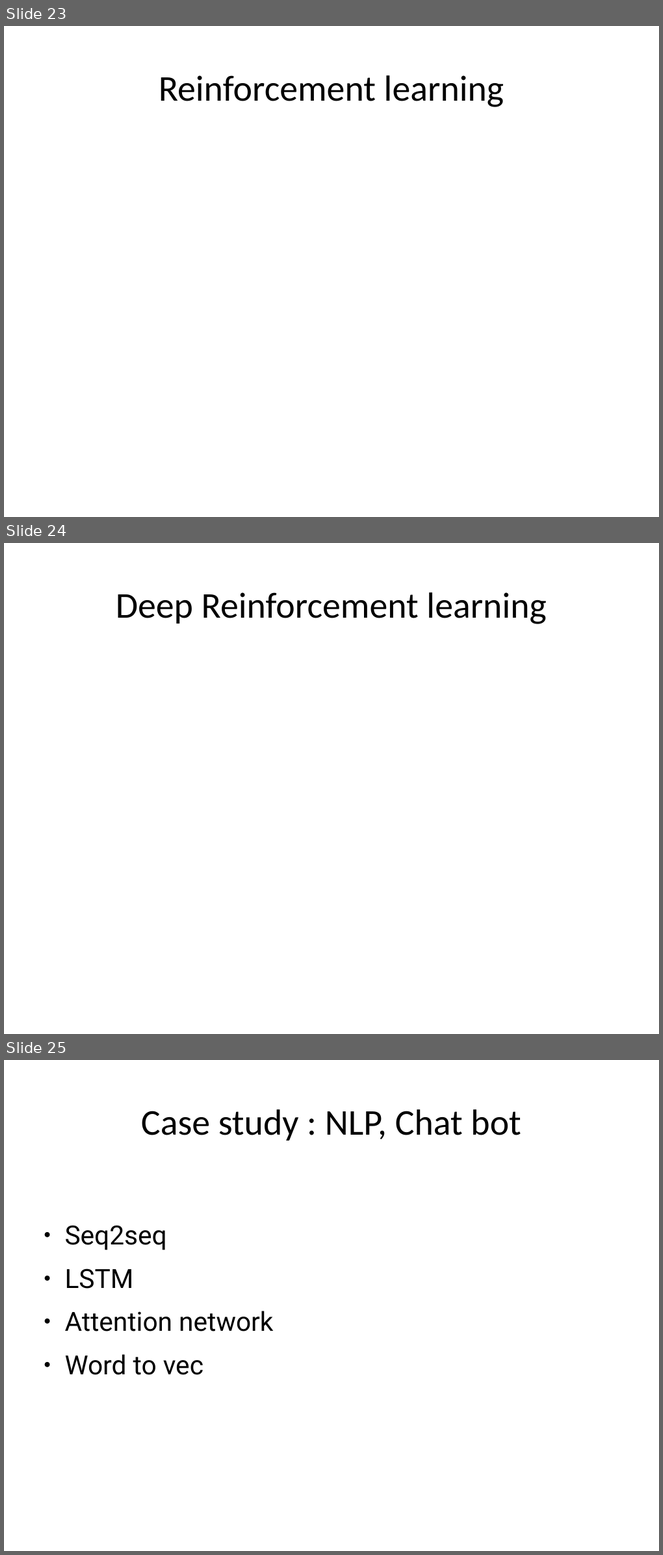
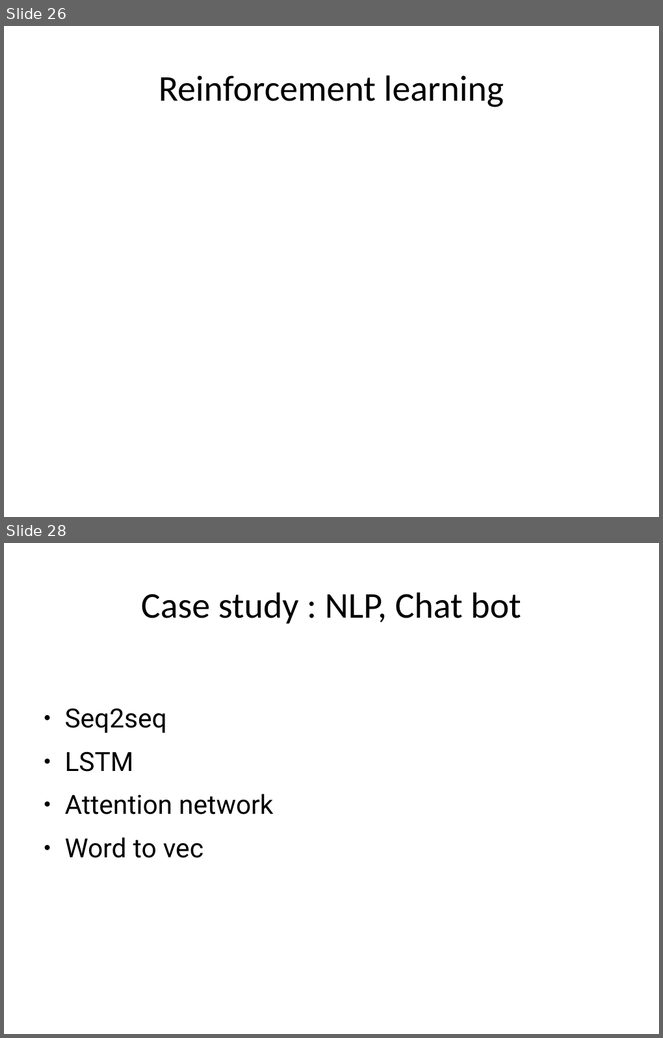
Before and after one commit to TedJeong/vipidly-vociferous, a slide deck: notes/머신러닝부터최적화문제까지.odp. Shown one above the other, each under a label of ours: slides 23, 24 and 25 before the commit, slides 26 and 28 after it; the slides between them are not shown. The pictures are 663x1555 and 663x1038 pixels, drawn with LibreOffice and Linux fonts; fonts in the diff are those of the drawing. Boxes give left, top, right and bottom in pixels: in the first picture for what was removed or moved away, otherwise in the second. Text is boxed around its words. In the diff, an @@ line names an element or a change of style, - is before the commit and + after.

```diff
--- a/notes/머신러닝부터최적화문제까지.odp
+++ b/notes/머신러닝부터최적화문제까지.odp
@@ slide 24 removed at [4,543,659,1034], background #FFFFFF @@
@@ title removed at [116,592,546,624] @@
-Deep Reinforcement learning
@@ what was slide 23 is now slide 26 @@
@@ what was slide 25 is now slide 28 @@
```
Also in this commit, not shown: 2 slides changed, 3 slides added, 1 other slide removed.
